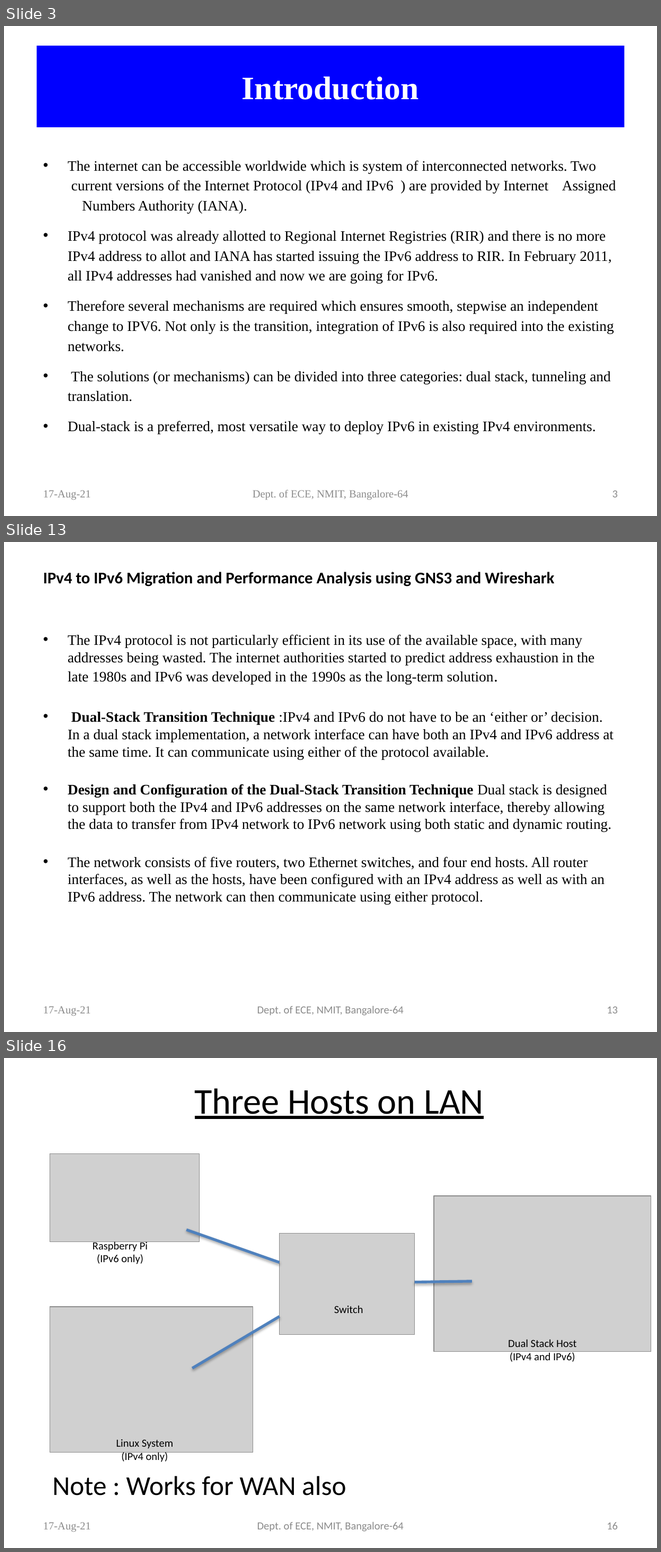
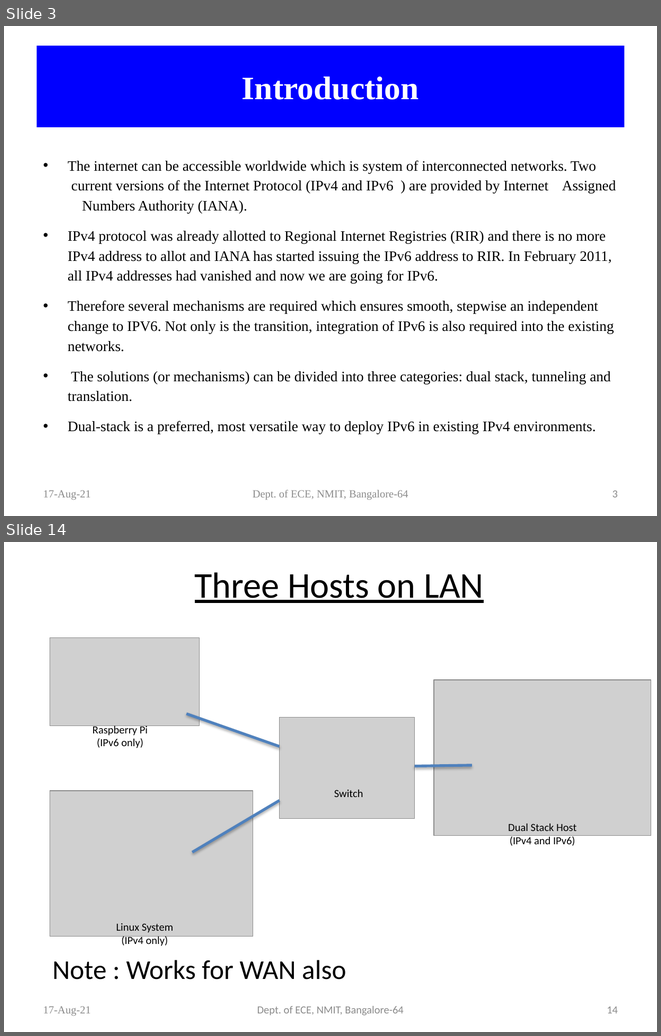
Before and after one commit to Shivakumarbharath/Dual-Stack-Host, a slide deck: Official Documents/Project Batch 16 phase1.pptx. Shown one above the other, each under a label of ours: slides 3, 13 and 16 before the commit, slides 3 and 14 after it; the slides between them are not shown. The pictures are 661x1552 and 661x1036 pixels, drawn with LibreOffice and Linux fonts; fonts in the diff are those of the drawing; grey boxes stand for pictures. Boxes give left, top, right and bottom in pixels: in the first picture for what was removed or moved away, otherwise in the second. Text is boxed around its words. In the diff, an @@ line names an element or a change of style, - is before the commit and + after.

```diff
--- a/Official Documents/Project Batch 16 phase1.pptx
+++ b/Official Documents/Project Batch 16 phase1.pptx
@@ slide 13 removed at (4, 542, 657, 1032), background #FFFFFF @@
@@ text removed at (43, 572, 614, 904) @@
-IPv4 to IPv6 Migration and Performance Analysis using GNS3 and Wireshark
-• The IPv4 protocol is not particularly efficient in its use of the available space, with many addresses being wasted. The internet authorities started to predict address exhaustion in the late 1980s and IPv6 was developed in the 1990s as the long-term solution.
-• Dual-Stack Transition Technique :IPv4 and IPv6 do not have to be an ‘either or’ decision. In a dual stack implementation, a network interface can have both an IPv4 and IPv6 address at the same time. It can communicate using either of the protocol available.
-• Design and Configuration of the Dual-Stack Transition Technique Dual stack is designed to support both the IPv4 and IPv6 addresses on the same network interface, thereby allowing the data to transfer from IPv4 network to IPv6 network using both static and dynamic routing.
-• The network consists of five routers, two Ethernet switches, and four end hosts. All router interfaces, as well as the hosts, have been configured with an IPv4 address as well as with an IPv6 address. The network can then communicate using either protocol.
@@ text removed at (43, 1006, 91, 1016) @@
-17-Aug-21
@@ text removed at (257, 1006, 403, 1015) @@
-Dept. of ECE, NMIT, Bangalore-64
@@ page number removed at (607, 1006, 618, 1013) @@
-13
@@ what was slide 16 is now slide 14 @@
@@ page number at (607, 1006, 618, 1013): text changed @@
-16
+14
```
Also in this commit, not shown: 13 slides changed, 1 other slide removed.
